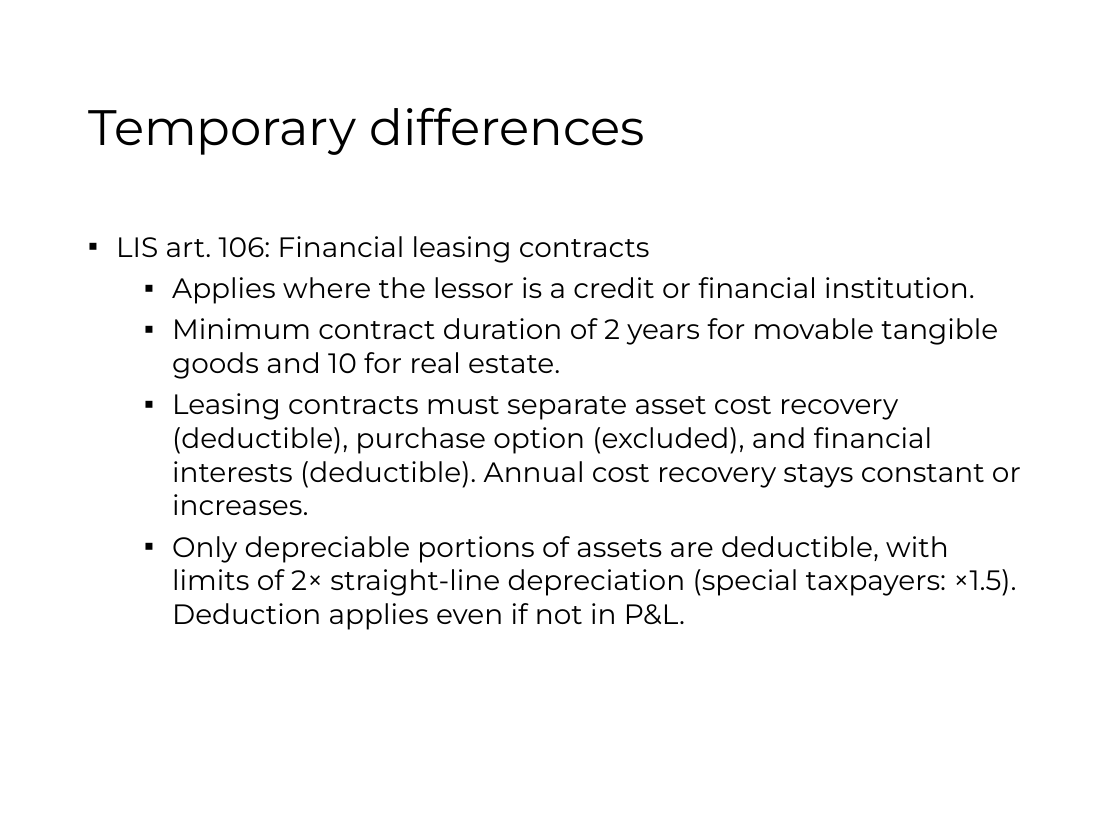
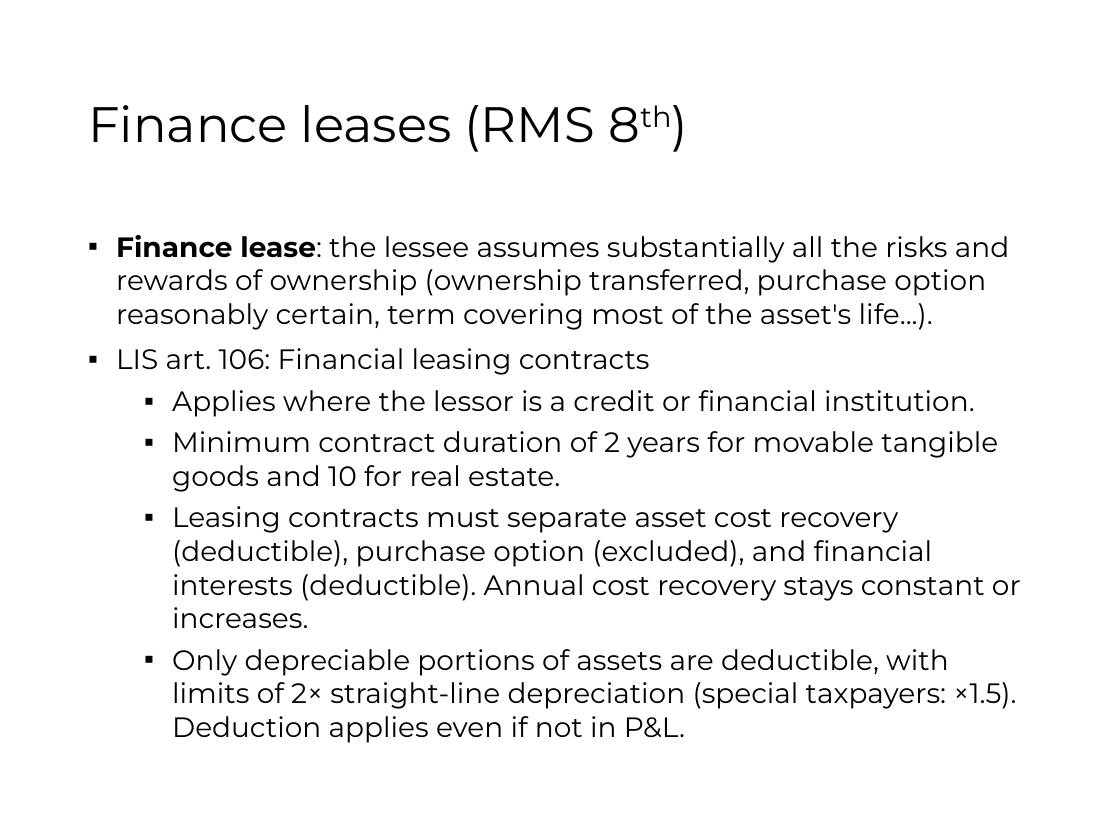
Before and after one commit to jorgegallud-boop/FSA, a slide deck: slide 24 of source-pptx/02.pptx (slide 22 before the commit). Drawn at 1120x840 pixels with LibreOffice and Linux fonts; fonts in the diff are those of the drawing. Boxes give left, top, right and bottom in pixels: in the first picture for what was removed or moved away, otherwise in the second. Text is boxed around its words. In the diff, an @@ line names an element or a change of style, - is before the commit and + after.

```diff
--- a/source-pptx/02.pptx
+++ b/source-pptx/02.pptx
@@ title at <box>88,105,596,152</box>: text changed @@
-Temporary differences
+Finance leases (RMS 8th)
@@ text at <box>116,235,1009,330</box>: paragraph added @@
+▪ Finance lease: the lessee assumes substantially all the risks and rewards of ownership (ownership transferred, purchase option reasonably certain, term covering most of the asset's life...).
@@ text at <box>116,348,650,375</box>: line spacing 1 to 0.9 @@
```
Also in this commit, not shown: 3 other slides changed, 1 slide added, 6 other files.
